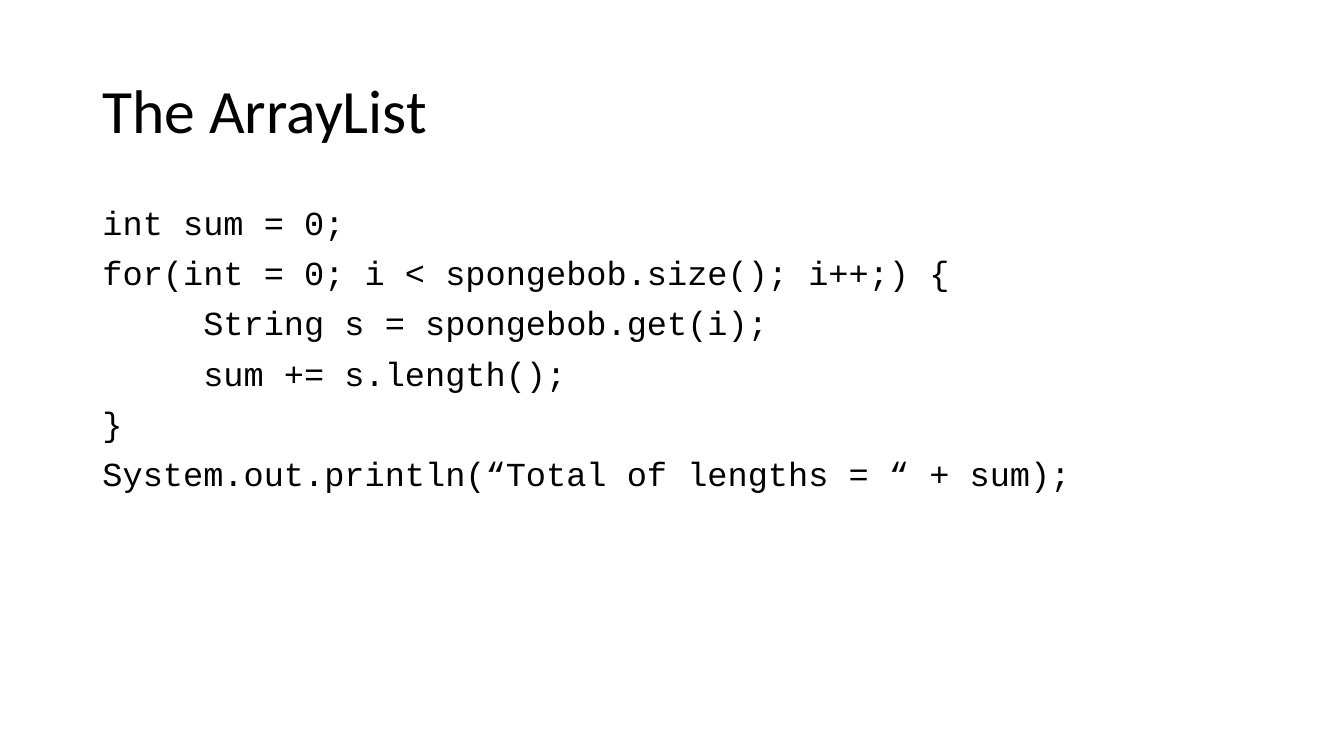
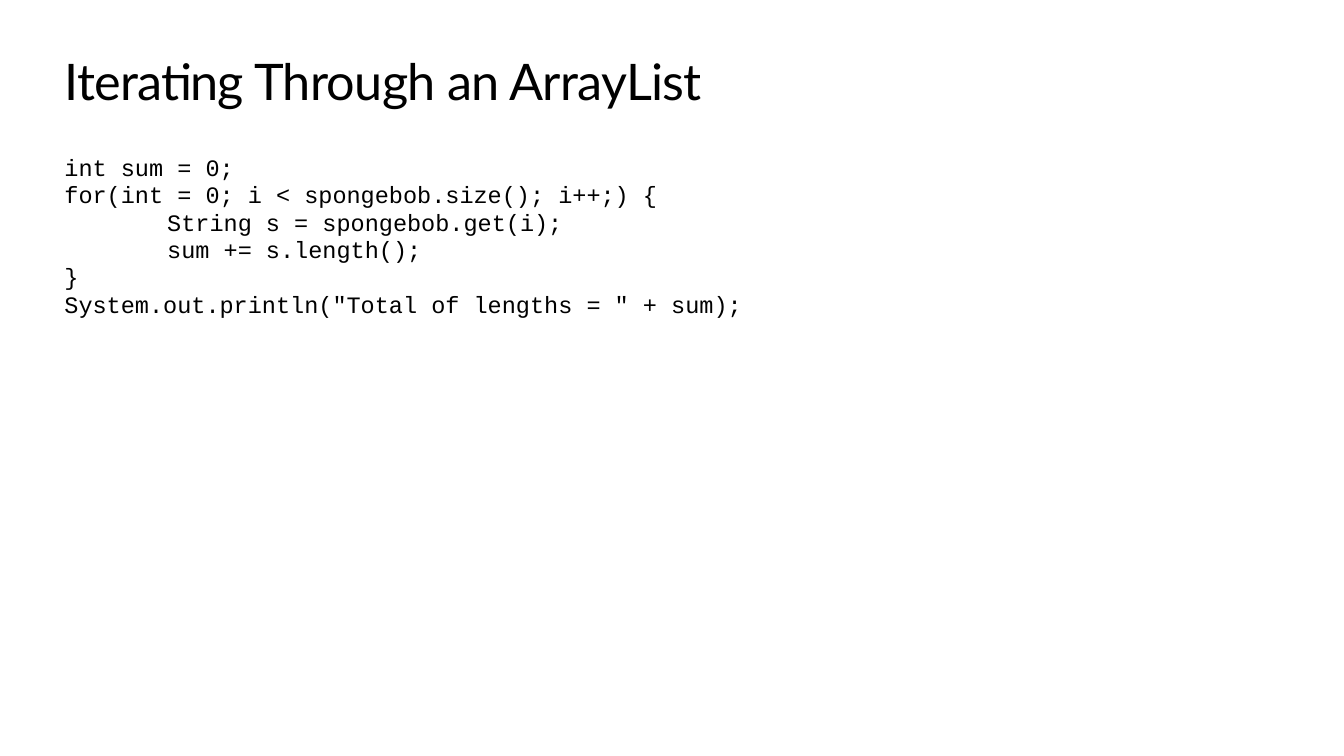
Before and after one commit to TEALSK12/apcsa-public, a slide deck: slide 70 of curriculum/Unit4/Unit4.pptx (slide 66 before the commit). Drawn at 1344x756 pixels with LibreOffice and Linux fonts; fonts in the diff are those of the drawing; background and template pictures are left out. Boxes give left, top, right and bottom in pixels: in the first picture for what was removed or moved away, otherwise in the second. Text is boxed around its words. In the diff, an @@ line names an element or a change of style, - is before the commit and + after.

```diff
--- a/curriculum/Unit4/Unit4.pptx
+++ b/curriculum/Unit4/Unit4.pptx
@@ title "Iterating Through an ArrayList" at <box>65,63,701,109</box>: vertical alignment middle to top @@
@@ title at <box>65,63,701,109</box>: text changed; size 44 to 36 pt; font Calibri to Lato @@
-The ArrayList
+Iterating Through an ArrayList
@@ text at <box>64,159,629,263</box>: size 24 to 16.8 pt in "int sum = 0;", "for(int = 0; i < spongebob.size(); i++;) ...", "String s = spongebob.get(i);", "sum += s.length();" and 1 more places; line spacing 0.9 to 0.8; less space between paragraphs @@
@@ text "int sum = 0;": place and size @@
-text "int sum = 0;" at <box>102,210,1071,493</box>
+text "int sum = 0;" at <box>64,159,742,318</box>
@@ text at <box>64,296,742,318</box>: text changed; size 24 to 16.8 pt @@
-System.out.println(“Total of lengths = “ + sum);
+System.out.println("Total of lengths = " + sum);
```
Also in this commit, not shown: 63 other slides changed, 19 slides added, 15 slides removed.
